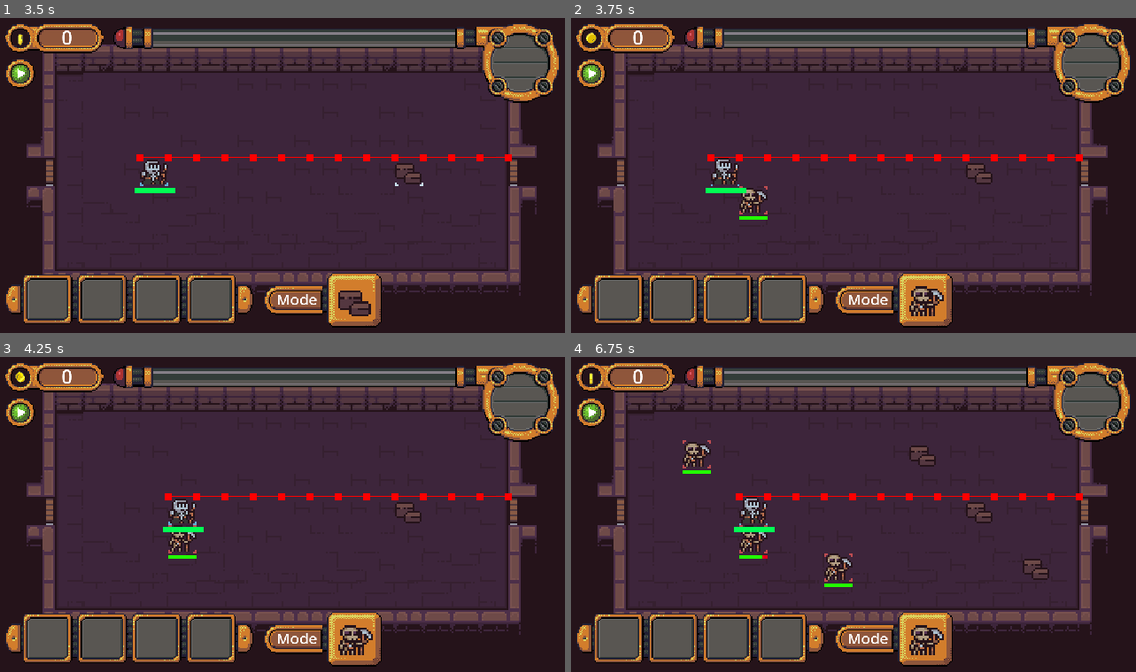
Above: before the commit, frames 1-4 (two rows, left to right).
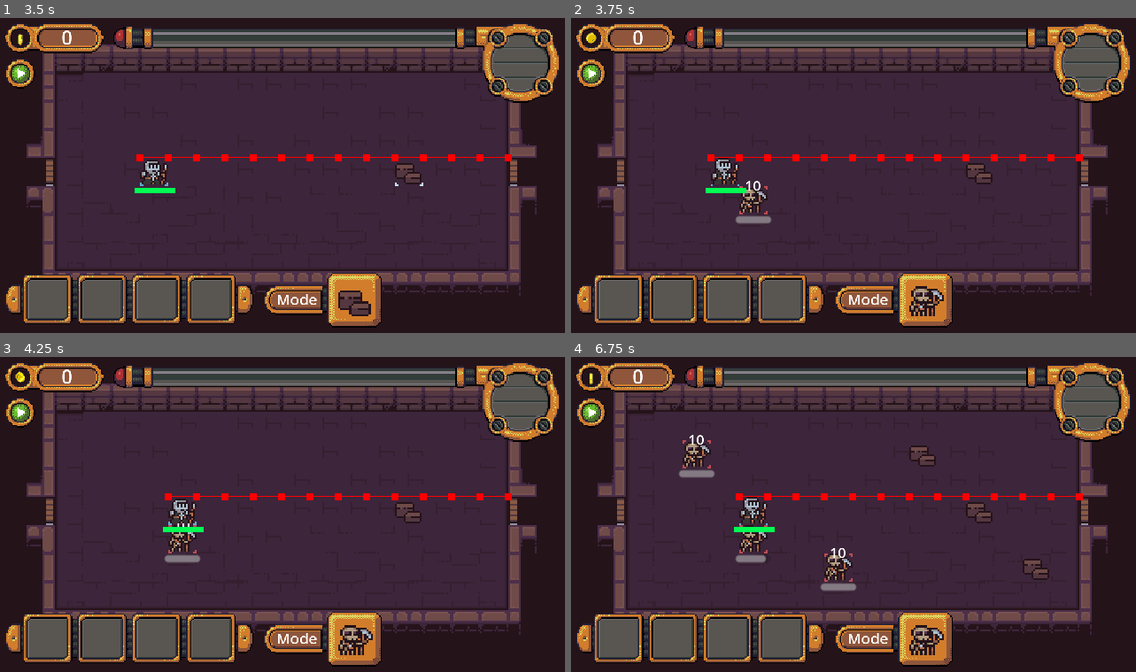
Above: after the commit, the same moments.

Repository: ThermobladeStudios/GMTK-Game-Jam-2023
Game: Godot game, scene res://main.tscn
Two runs of this game, one before a commit and one after it. Both use one fixed random seed, a clock stepped at 60 frames per second and the inputs below.
Inputs (mouse positions are in pixels of both pictures, inside the frame that each line leads up to):
- Up to frame 1 (3.5 s): click (22, 74) at 0.5 s; click (22, 74) at 1.25 s; click (22, 74) at 2 s; move the mouse to (406, 159) at 2.77 s; tap L (Swap) at 2.85 s; click (406, 159) at 2.92 s
- Up to frame 2 (3.75 s): move the mouse to (740, 191) at 3.52 s; tap L (Swap) at 3.6 s; click (740, 191) at 3.67 s
- Up to frame 3 (4.25 s): no input
- Up to frame 4 (6.75 s): move the mouse to (910, 445) at 4.27 s; tap L (Swap) every 0.75 s from 4.35 to 6.6 s; click (910, 445) at 4.42 s; move the mouse to (825, 577) at 5.02 s; click (825, 577) at 5.17 s; move the mouse to (1023, 561) at 5.77 s; click (1023, 561) at 5.92 s; move the mouse to (684, 467) at 6.52 s; click (684, 467) at 6.67 s

Frame 1 is identical in both runs. In frame 2, 0.2% of the frame differs, in the area x 29-36%, y 51-66%; in frame 3, 0.2%; in frame 4, 0.5%, in the area x 19-51%, y 24-75%.

Commit message:
Damage Numbers

Diff:
--- a/Placables/Minions/Melee_Minion.tscn
+++ b/Placables/Minions/Melee_Minion.tscn
@@ -141,13 +141,7 @@
 "speed": 5.0
 }]
 
-[sub_resource type="StyleBoxFlat" id="StyleBoxFlat_0opjb"]
-bg_color = Color(0.882353, 0, 0.0980392, 1)
-
-[sub_resource type="StyleBoxFlat" id="StyleBoxFlat_5ayu6"]
-bg_color = Color(0.133333, 1, 0, 1)
-
-[node name="Minion" type="Area2D" groups=["minions"]]
+[node name="Minion" type="Area2D"]
 script = ExtResource("1_xl2vd")
 
 [node name="CollisionShape2D" type="CollisionShape2D" parent="."]
@@ -158,12 +152,23 @@
 position = Vector2(8, 8)
 sprite_frames = SubResource("SpriteFrames_4mqkb")
 animation = &"Skeleton1"
-autoplay = "Skeleton1"
+
+[node name="Damage" type="Label" parent="."]
+anchors_preset = 5
+anchor_left = 0.5
+anchor_right = 0.5
+offset_left = 3.0
+offset_top = -6.0
+offset_right = 23.0
+offset_bottom = 20.0
+grow_horizontal = 2
+scale = Vector2(0.5, 0.5)
+theme_override_font_sizes/font_size = 16
+text = "10"
 
 [node name="ProgressBar" type="ProgressBar" parent="."]
+offset_left = -2.0
 offset_top = 17.0
-offset_right = 16.0
-offset_bottom = 19.0
-theme_override_styles/background = SubResource("StyleBoxFlat_0opjb")
-theme_override_styles/fill = SubResource("StyleBoxFlat_5ayu6")
+offset_right = 18.0
+offset_bottom = 21.0
 show_percentage = false
--- a/Placables/Minions/Minions.gd
+++ b/Placables/Minions/Minions.gd
@@ -28,6 +28,11 @@
 	if(Health <= 0):
 		self.queue_free()
 
-
 func do_damage(damage):
 	Health -= damage
+	$Damage.text = str(damage)
+	$Damage.modulate = Color.WHITE
+	$Damage.position = Vector2(3, -6)
+	var tween = get_tree().create_tween().set_parallel(true)
+	tween.tween_property($Damage, "modulate", Color.TRANSPARENT, 0.5)
+	tween.tween_property($Damage, "position", $Damage.position - Vector2(0, 5), 0.5)
Not shown: 1 places in Placables/Minions/Melee_Minion.tscn that only renumber resources
Not shown: 1 places in main.tscn that only renumber resources
